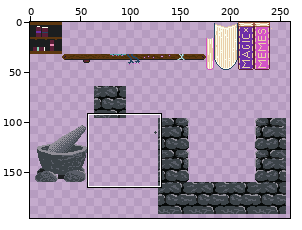
Two states of a pixel-art file, assets/Platforms.aseprite. The first picture is a wide view before the edit; the outline marks the close-up.
Close-up. As it was:
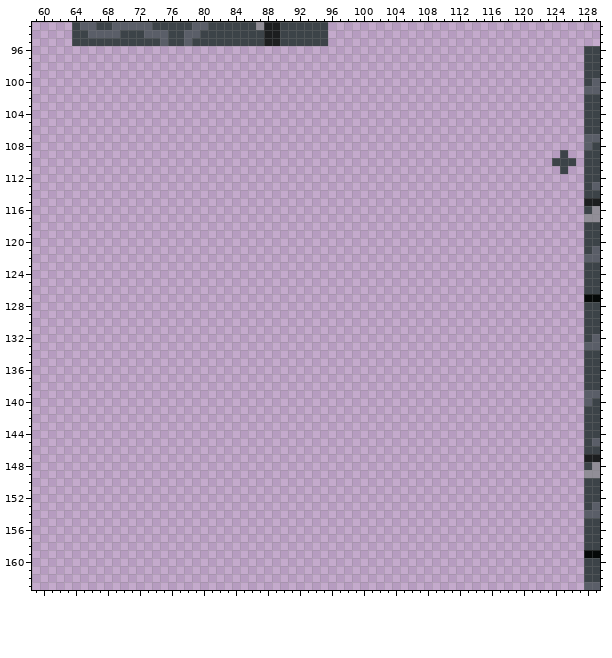
320x320 pixels, 1 frame. Shown: x 59..129, y 93..163. The wide view leaves out empty margins.
After the commit:
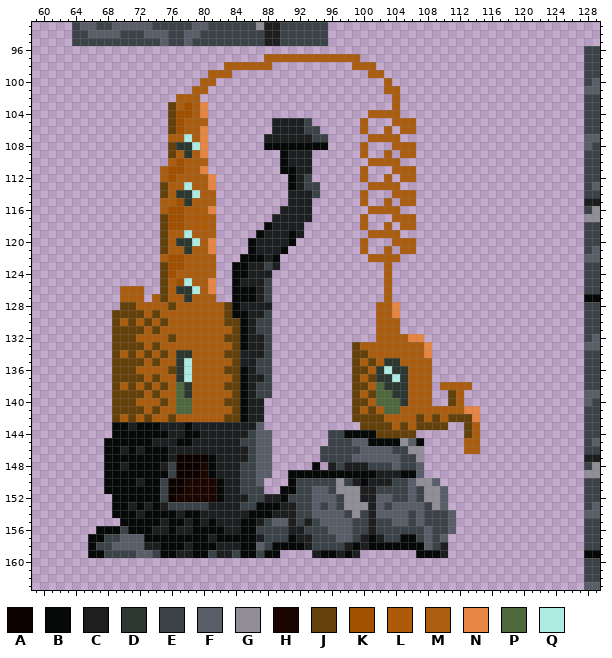
Palette (. is transparent): A #0d0200  B #060908  C #1c1e1f  D #2d3830  E #3c4348  F #5a5e68  G #918e97  H #1a0501  J #64400a  K #a24f00  L #ae5a09  M #ab5e10  N #e78544  P #4f683e  Q #afeae2
Log entry: designed distillery
Diff:
Changed rows in their new state; - is an unchanged pixel.
Layer "Tilemap 2":
first column x 66:
 97 ----------------------MMMMMMMMMMMM---------------------------
 98 -----------------MMMMMM----------MMM-------------------------
 99 ---------------MMM-----------------MM------------------------
100 --------------MM---------------------M-----------------------
101 -------------MM----------------------MM----------------------
102 -----------MMM------------------------M----------------------
103 ----------JMKMN-----------------------M----------------------
104 ----------JKKMN--------------------MMMM----------------------
105 ----------JKMMM--------CCCCE------M---MMM--------------------
106 ----------JKMMN--------CCCCEE-----M--M-MM--------------------
107 ----------MMQMN-------CCCCCCEE-----MMMM----------------------
108 ----------JDDQN-------BBBBBBBB----M---MMM--------------------
109 ----------JMDMN---------BCCC------M--M-MM------------------.-
110 ----------MKMMM---------BCCC-------MMMM-------------------...
111 ---------MKKMMN---------BBCC------M---MMM------------------.-
112 ---------MKMMMMN---------BCE------M--M-MM--------------------
113 ---------JMMQMMN---------BCEE------MMMM----------------------
114 ---------JMDDQMM---------CCCE-----M---MMM--------------------
115 ---------MMKDMMM---------CCC------M--M-MM--------------------
116 ---------MKKMLMN--------CCCC-------MMMM----------------------
117 ---------JKKMLLM-------CCCCC------M---MMM--------------------
118 ---------JKKMLLM------BCCCC-------M--M-MM--------------------
119 ---------JMMQMMM-----BCCCBC--------MMMM----------------------
120 ---------JMDDQMN----BCCCCB--------M---MMM--------------------
121 ---------JMMDMMN----BCCCB---------M--M-MM--------------------
122 ---------MKKMMMM---BBBCB-----------MMMM----------------------
123 ---------JKKMMMM--BBCCEC-------------M-----------------------
124 ---------JKMMMMM--BBCCC--------------M-----------------------
125 ---------JMKQMMN--BCCCE--------------M-----------------------
126 ----MMM--JMDDQMN--BBBCE--------------M-----------------------
127 ----MMM-MJMMDMMM--BBBCE--------------M-----------------------
128 ----JJMMMMJMMMMMMJBCCCC-------------MMN----------------------
129 ---JJJJMJMMMMMMMMJBBCCE-------------MMN----------------------
130 ---JMJMJMJMMMMMMMJJBCEE-------------MMM----------------------
131 ---JJJJMJMMMMMMMMMJBCEE-------------MMM----------------------
132 ---JJJMMMMJMMMMMMJJBCCE-------------MMMMNN-------------------
133 ---JJJJMJMMMMMMMMMJBCCE----------JMMMMMMMMN------------------
134 ---JMJMJMJMDDMMMMJJCCCE----------JJMMMMMMMN------------------
135 ---JJJJMJMMDQMMMMMJCCEE----------JMJMDDMMMM------------------
136 ---JJJMMMMJDQMMMMJJBCEE----------JJMDQDDMMM------------------
137 ---JJJJMJMMDQMMMMMJBCCE----------JMJDDQDMMM------------------
138 ---JMJMJMJMPDMMMMJJBCEE----------JJMPDDDMMM-MMMM-------------
139 ---JJJJMJMMPDMMMMMJBCEE----------JMJPPDDMMM--JM--------------
140 ---JJJMMMJMPPMMMMJJBCC-----------JJMPPPDMMM--JM--------------
141 ---JJJJMJMMPPMMMMMJBCC-----------JMJMPPMMMMMMMMNN------------
142 ---JMJMJMMJMMMMMMJJBCC-----------JJJJMMMMJMJMJJJN------------
143 ---BBCBBBCCCBCCCCCCCCF------------JJJJMJMJJJJ--JM------------
144 ---BBBBBBBCCBBCCCCCCEFF-------EEBBBBJJJJJ------JM------------
145 --BBBBBBCCCBBCCCCCCEEFF-------EEEFFBBBBGFB-----MM------------
146 --BBCBCBBBCCCCCCCCCCEFF------EEEEEFFFFEEGG-----MM------------
147 --BBBBBBBBCAAAABCCCCEFF------EEEEFFFFFFEEG-------------------
148 --BBCBBBBCEAAAHBCCCEEFF-----B-CECCCEEEFEEF-------------------
149 --BBBBBBBBEAAAHBCCCEEFF--BBBBBBBBBBBCCCBBF-------------------
150 --BBBBCBBEAAHHHHBCCEEF---BEEEEEGECBCCCEEFGGF-----------------
151 --BBBBBBBEAAHHHHBCCEEE--BBEEFFEGGGCCEEEEFEGGF----------------
152 ---BBBBBBEAHHHHHBCCCEECCBEEEFFFEGGCCFFEEFEGGF----------------
153 ---BBCBCBCEEEEECCCCEEBBBCCEEFEFEGGGCFEFFFFEGF----------------
154 ---BBBCBBBBCBBCCCCCCBBBCCCEEFFFFEGECFFFFEFEEEF---------------
155 ----BBBBBCBBCBCBCCCBBCEFFCECEFFFFEECEEFFEFEEEF---------------
156 -BBBEBBBCCBCCBBBBCCBBEEEECCEEEFFFEECEEEEEEFEEF---------------
157 BBEEFFFBBBBBBBBCBBBBBCEEEBCCEEEFFECBCEEBBEFEF----------------
158 BEEFFFFCCBBBCBBBCCCBBFEBBBBCEEEECBCBBBBBBBFEC----------------
159 BBEEEEFFEBBCCBBECCEBBEBB----CBBCBC-------BBBC----------------
Pixel boxes of the changes (left, top, right, bottom) in both close-ups:
added: (88, 54, 480, 558)
erased: (552, 150, 576, 174)
